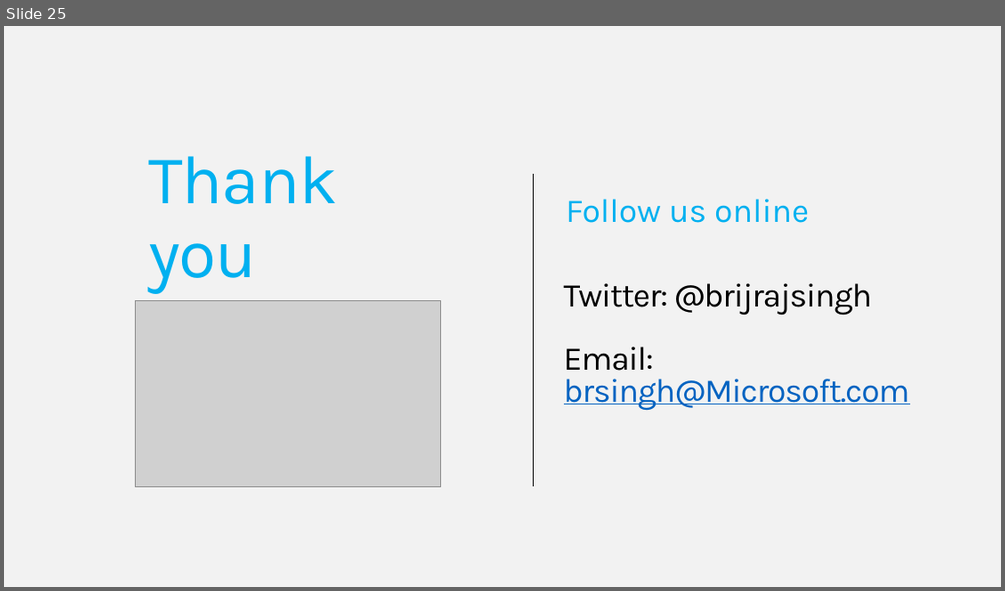
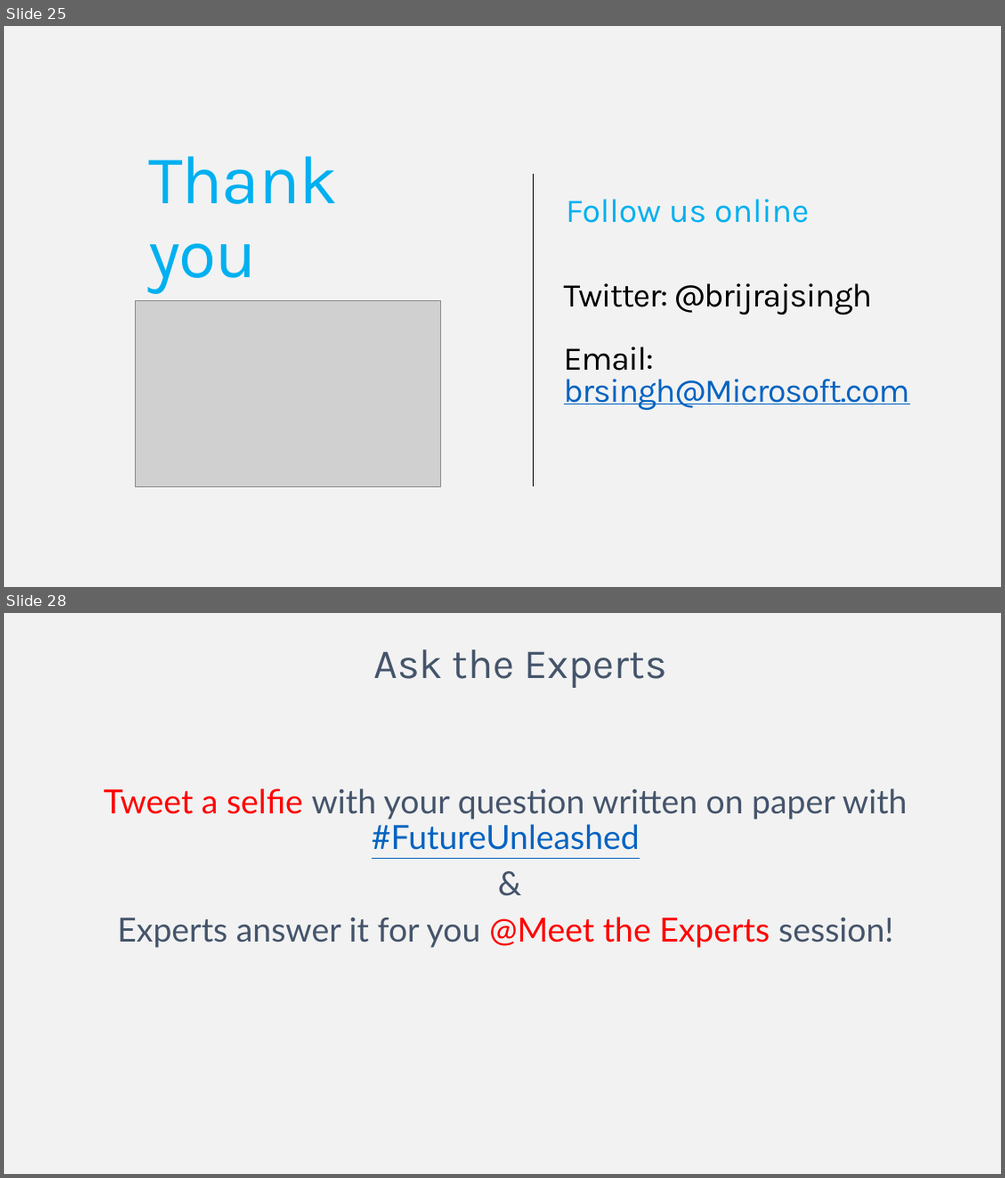
Before and after one commit to FutureUnleashed/OSS, a slide deck: PHP/Future Unleashed_PHPWebApp.pptx. Shown one above the other, each under a label of ours: slide 25 before the commit, slides 25 and 28 after it; the slides between them are not shown. The pictures are 1005x591 and 1005x1178 pixels, drawn with LibreOffice and Linux fonts; fonts in the diff are those of the drawing; grey boxes stand for pictures; background and template pictures are left out. Boxes give left, top, right and bottom in pixels: in the first picture for what was removed or moved away, otherwise in the second. Text is boxed around its words. In the diff, an @@ line names an element or a change of style, - is before the commit and + after.

```diff
--- a/PHP/Future Unleashed_PHPWebApp.pptx
+++ b/PHP/Future Unleashed_PHPWebApp.pptx
@@ slide 28 added at box(4, 613, 1001, 1174), background picture (left out); not listed: 1 template element that a slide beside it also shows @@
@@ text added at box(373, 649, 667, 688), 40 pt, text #44546A @@
+Ask the Experts
@@ subtitle added at box(104, 788, 907, 948), 32 pt, text #44546A @@
+Tweet a selfie with your question written on paper with #FutureUnleashed
+&
+Experts answer it for you @Meet the Experts session!
```
Also in this commit, not shown: 2 slides changed, 5 other slides added, 1 other file.
